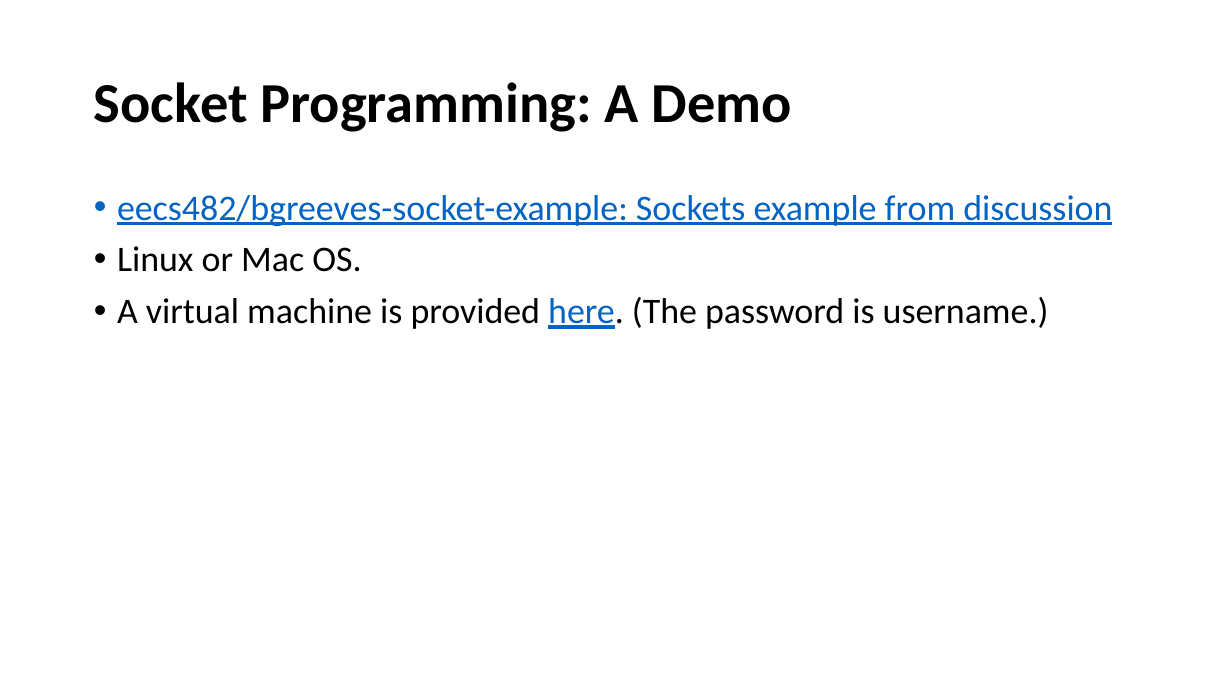
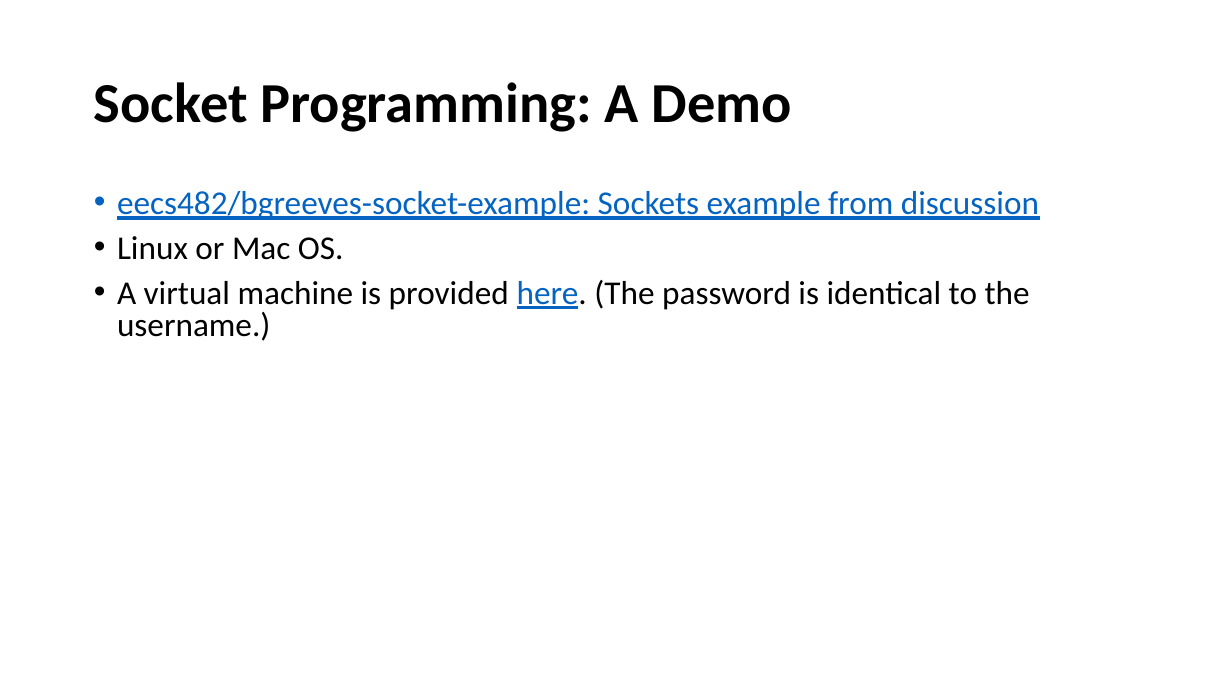
Before and after one commit to henryhxu/CSCI4430-ESTR4120, a slide deck: slide 15 of tutorial/T01/tut01.pptx. Drawn at 1232x693 pixels with LibreOffice and Linux fonts; fonts in the diff are those of the drawing. Boxes give left, top, right and bottom in pixels: in the first picture for what was removed or moved away, otherwise in the second. Text is boxed around its words. In the diff, an @@ line names an element or a change of style, - is before the commit and + after.

```diff
--- a/tutorial/T01/tut01.pptx
+++ b/tutorial/T01/tut01.pptx
@@ text at [117, 191, 1039, 260]: size 28 to 25.9 pt in "eecs482/bgreeves-socket-example: Sockets example from discus ...", "Linux or Mac OS."; line spacing 0.9 to 0.8 @@
@@ text at [117, 280, 1030, 341]: text changed; size 28 to 25.9 pt @@
-• A virtual machine is provided here. (The password is username.)
+• A virtual machine is provided here. (The password is identical to the username.)
```
Also in this commit, not shown: 2 other slides changed.
